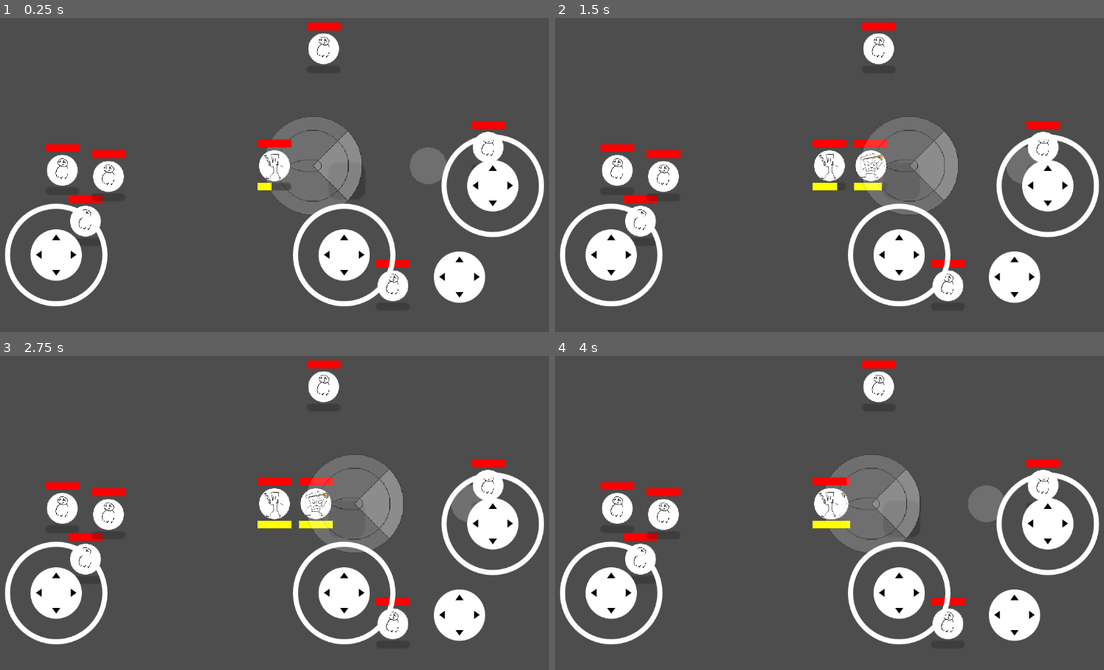
Above: before the commit, frames 1-4 (two rows, left to right).
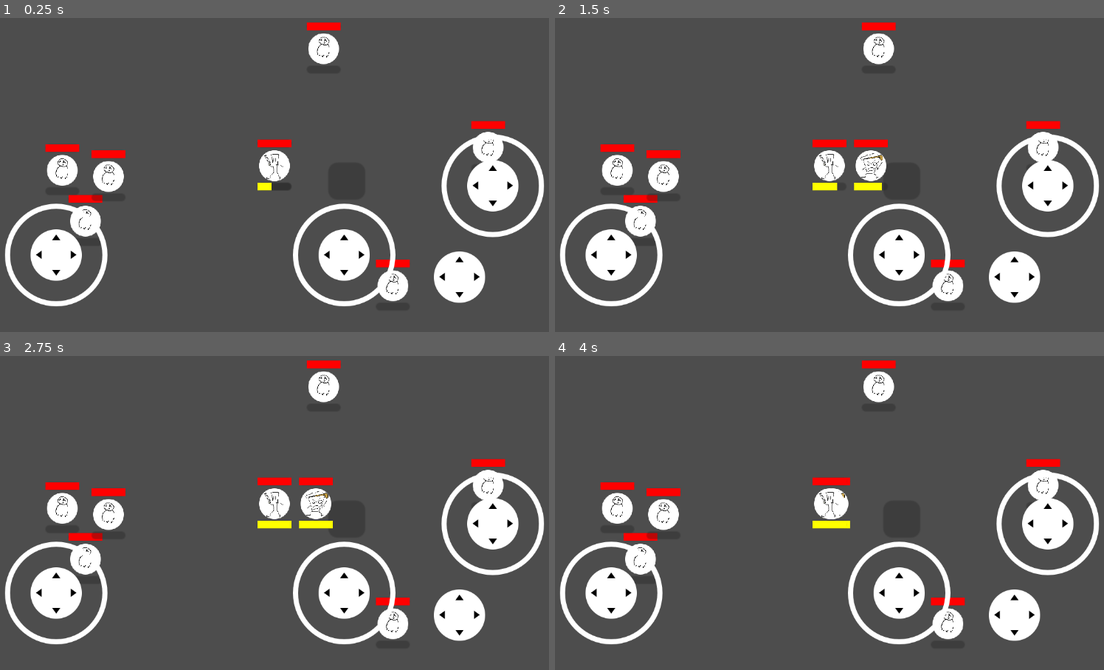
Above: after the commit, the same moments.

Repository: Treidexy/italianfighter
Game: Godot game, scene res://scenes/main.tscn
The game is run twice, just before and just after one commit, with the same random seed, the same clock (stepped at 60 frames per second) and the same inputs.
Inputs (mouse positions are in pixels of both pictures, inside the frame that each line leads up to):
- Up to frame 1 (0.25 s): no input
- Up to frame 2 (1.5 s): tap Enter at 0.5 s; move the mouse to (961, 149) at 0.52 s; hold D (right) 0.53-1.25 s; click (961, 149) at 0.67 s; drag from (708, 181) to (802, 231) at 1.27 s
- Up to frame 3 (2.75 s): tap Space at 2 s; move the mouse to (334, 431) at 2.02 s; hold D (right) from 2.03 s (still down)
- Up to frame 4 (4 s): release D (right) at 2.75 s; tap Enter at 2.75 s; drag from (802, 569) to (653, 453) at 2.77 s; tap Space at 3.5 s; move the mouse to (1005, 553) at 3.52 s; hold Left (left) from 3.53 s (still down)

The runs differ from the first frame. In frame 1, 4.2% of the frame differs, in the area x 48-82%, y 31-63%; in frame 2, 4.1%; in frame 3, 4.1%; in frame 4, 4.1%.

Commit message:
started hints

Diff:
--- a/scenes/troops/capu/capu_troop.tscn
+++ b/scenes/troops/capu/capu_troop.tscn
@@ -31,6 +31,7 @@
 texture = ExtResource("5_pngg7")
 
 [node name="MainHint" type="Node2D" parent="."]
+visible = false
 
 [node name="CapuSlash" type="Sprite2D" parent="MainHint"]
 modulate = Color(1, 1, 1, 0.196078)
@@ -45,6 +46,7 @@
 texture = ExtResource("5_wuisp")
 
 [node name="SuperHint" type="Node2D" parent="."]
+visible = false
 
 [node name="Sprite2D" type="Sprite2D" parent="SuperHint"]
 modulate = Color(1, 1, 1, 0.196078)
--- a/scripts/player.gd
+++ b/scripts/player.gd
@@ -23,7 +23,7 @@
 	VICTIM.velocity = d * VICTIM.stat.SPEED;
 	VICTIM.move_and_slide();
 
-	butt = MainOrSuper.NONE;
+	var ts_butt = MainOrSuper.NONE;
 
 	# because on mouseUp event, joystick is reset before we can read it :(
 	dx = Input.get_axis('aim_main_left', 'aim_main_right');
@@ -32,7 +32,7 @@
 	if d.length() > 0:
 		VICTIM.dir = d.normalized();
 		VICTIM.weighted_dir = d;
-		butt = MainOrSuper.MAIN;
+		ts_butt = MainOrSuper.MAIN;
 
 	dx = Input.get_axis('aim_super_left', 'aim_super_right');
 	dy = Input.get_axis('aim_super_up', 'aim_super_down');
@@ -40,15 +40,25 @@
 	if d.length() > 0:
 		VICTIM.dir = d.normalized();
 		VICTIM.weighted_dir = d;
-		butt = MainOrSuper.SUPER;
+		ts_butt = MainOrSuper.SUPER;
+		#VICTIM.show_super_hint();
+
+	if ts_butt != butt:
+		if ts_butt == MainOrSuper.NONE:
+			VICTIM.hide_hint();
+		if ts_butt == MainOrSuper.MAIN:
+			VICTIM.show_hint();
+		butt = ts_butt;
 
 func _input(event: InputEvent) -> void:
 	if event is InputEventScreenTouch:
-		if event.is_pressed() == false:
+		if event.is_released():
 			if butt == MainOrSuper.MAIN and VICTIM.can_main():
 				VICTIM.main();
+				VICTIM.hide_hint();
 			if butt == MainOrSuper.SUPER and  VICTIM.can_super():
 				VICTIM.zuper();
+			butt = MainOrSuper.NONE;
 
 func _on_button_pressed() -> void:
 	if VICTIM.can_hyper():
--- a/scripts/troops/capu/capu_troop.gd
+++ b/scripts/troops/capu/capu_troop.gd
@@ -4,6 +4,16 @@
 @export var SLASH: PackedScene = preload("res://scenes/troops/capu/capu_slash.tscn");
 @export var MAIN_HINT: Node2D;
 @export var SUPER_HINT: Node2D;
+
+func show_hint():
+	super();
+	print('hi')
+	MAIN_HINT.visible = true;
+
+func hide_hint():
+	super();
+	print('bi')
+	MAIN_HINT.visible = false;
 
 func _physics_process(delta: float) -> void:
 	super(delta);
